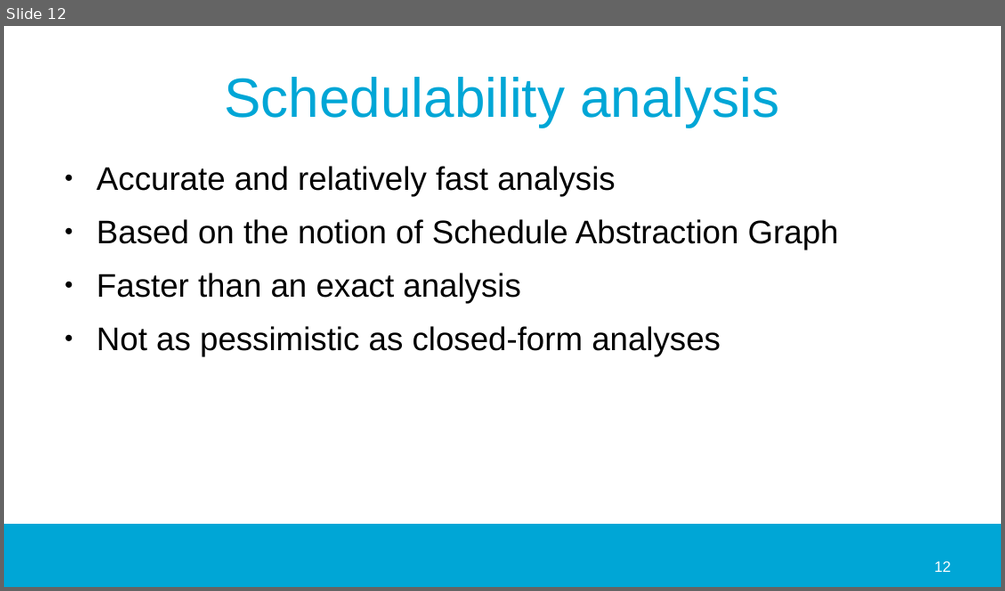
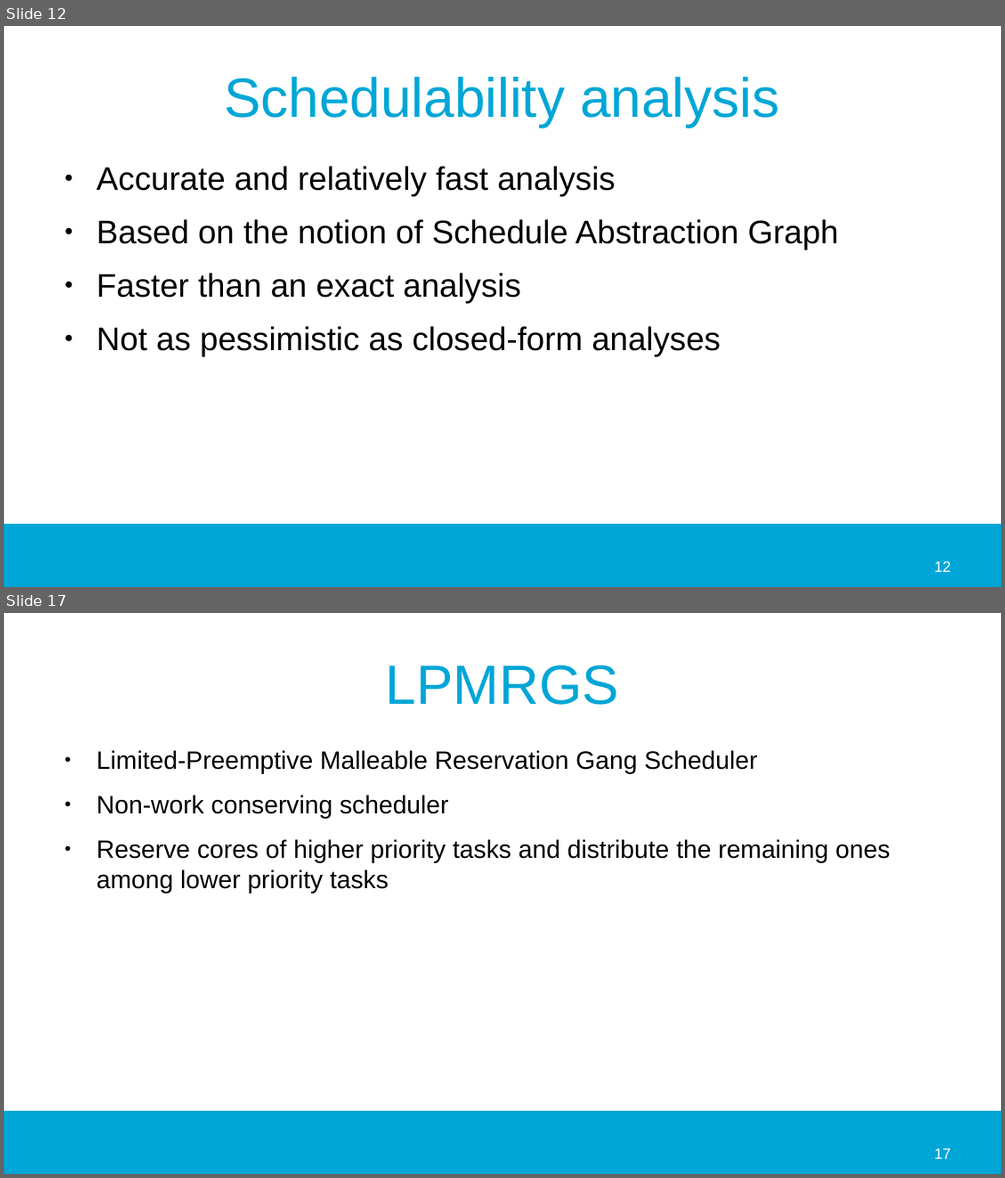
Before and after one commit to jmigual/APATeoria, a slide deck: Notes/TFM_presentations/2020_02_24/2020_02_24.odp. Shown one above the other, each under a label of ours: slide 12 before the commit, slides 12 and 17 after it; the slides between them are not shown. The pictures are 1005x591 and 1005x1178 pixels, drawn with LibreOffice and Linux fonts; fonts in the diff are those of the drawing; background and template pictures are left out. Boxes give left, top, right and bottom in pixels: in the first picture for what was removed or moved away, otherwise in the second. Text is boxed around its words. In the diff, an @@ line names an element or a change of style, - is before the commit and + after.

```diff
--- a/Notes/TFM_presentations/2020_02_24/2020_02_24.odp
+++ b/Notes/TFM_presentations/2020_02_24/2020_02_24.odp
@@ slide 17 added at bbox=[4, 613, 1001, 1174], background #FFFFFF; not listed: 1 template element that a slide beside it also shows @@
@@ title added at bbox=[386, 665, 619, 705], 44 pt, text #00A6D6 @@
+LPMRGS
@@ text added at bbox=[97, 750, 890, 893], 20 pt, text #000000 @@
+● Limited-Preemptive Malleable Reservation Gang Scheduler
+● Non-work conserving scheduler
+● Reserve cores of higher priority tasks and distribute the remaining ones among lower priority tasks
@@ page number added at bbox=[934, 1148, 951, 1159], 12 pt, text #FFFFFF @@
+17
```
Also in this commit, not shown: 1 slide changed, 3 other slides added, 1 slide removed, 17 other files.
